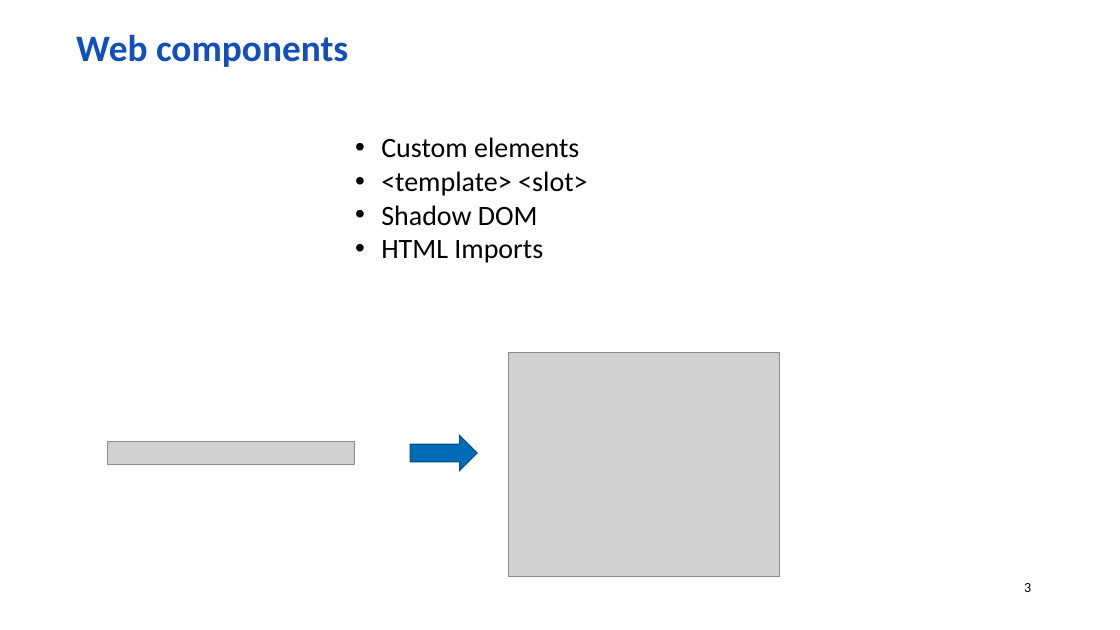
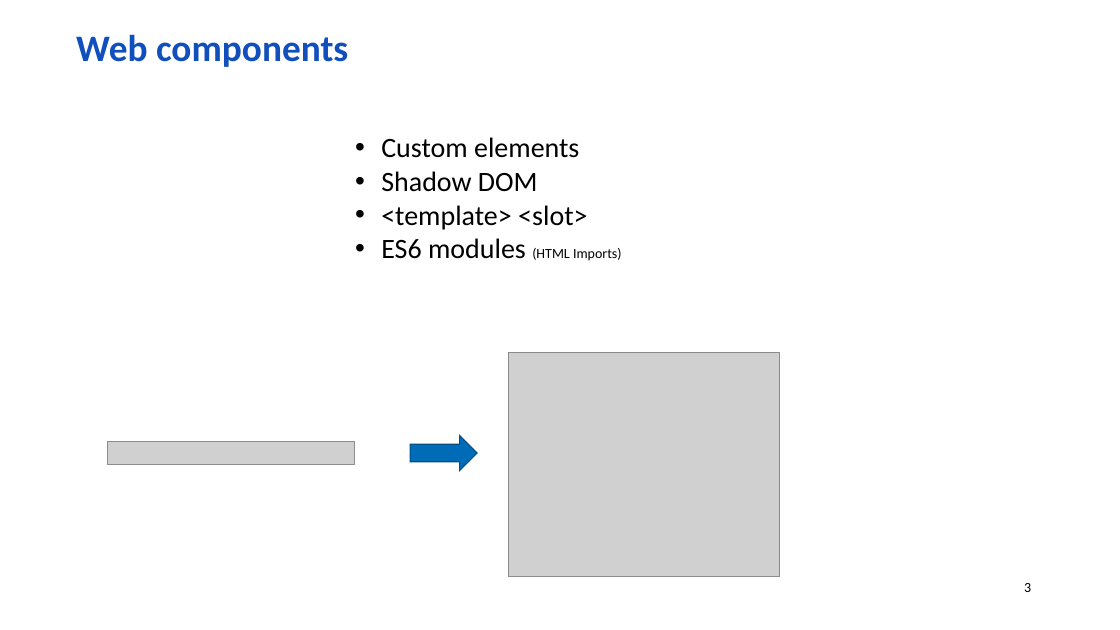
Before and after one commit to wolf-off/dom-di, a slide deck: slide 3 of DOM-DI.pptx. Drawn at 1120x630 pixels with LibreOffice and Linux fonts; fonts in the diff are those of the drawing; grey boxes stand for pictures; background and template pictures are left out. Boxes give left, top, right and bottom in pixels: in the first picture for what was removed or moved away, otherwise in the second. Text is boxed around its words. In the diff, an @@ line names an element or a change of style, - is before the commit and + after.

Commit message:
presentation changes

```diff
--- a/DOM-DI.pptx
+++ b/DOM-DI.pptx
@@ text at [381,171,538,192]: paragraph added @@
+• Shadow DOM
@@ text at [381,238,622,261]: text changed; size 24 to 12 pt @@
-• Shadow DOM
-• HTML Imports
+• ES6 modules (HTML Imports)
```
Also in this commit, not shown: 1 other slide changed, 1 other file.
